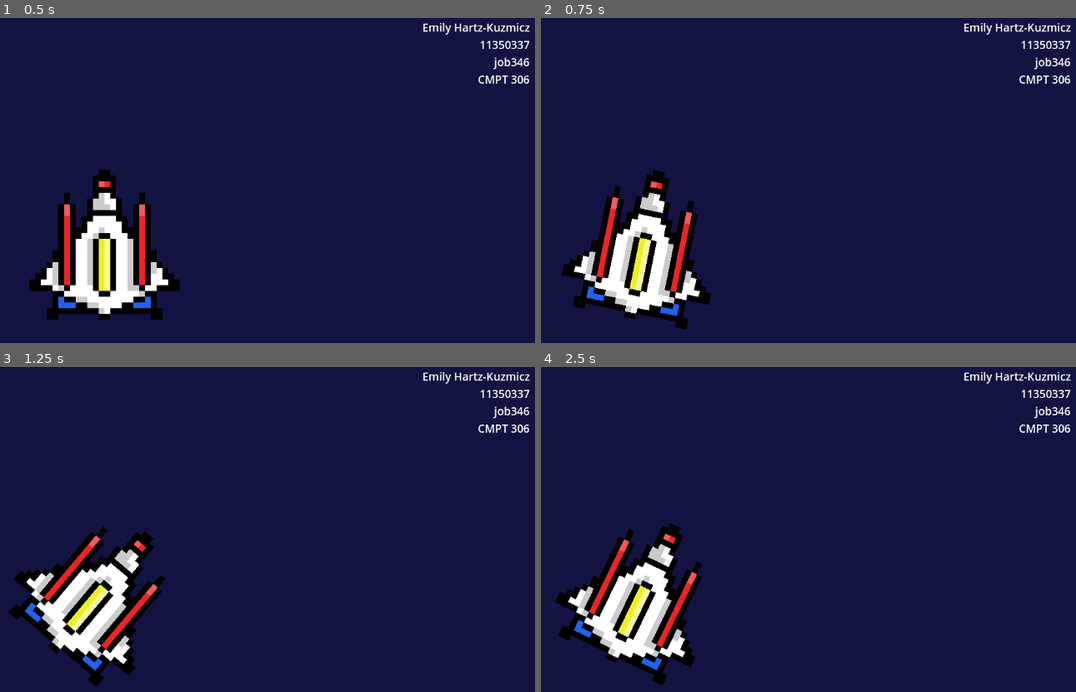
Above: before the commit, frames 1-4 (two rows, left to right).
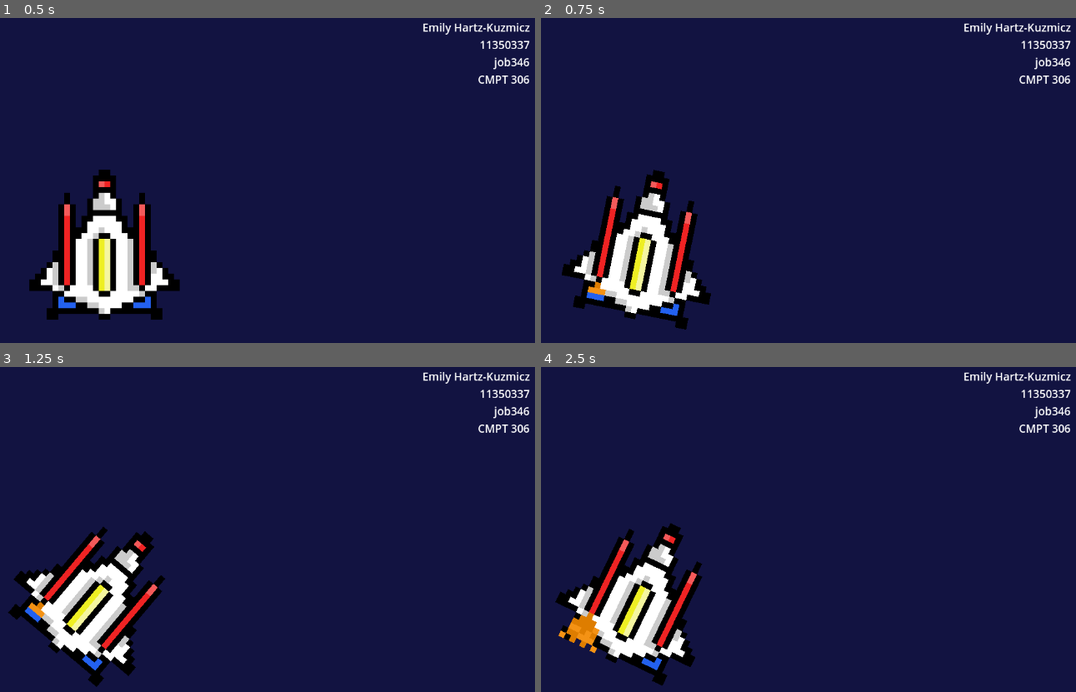
Above: after the commit, the same moments.

Repository: em1lylauren/Asteroids
Game: Godot game, scene res://node_2d.tscn
The game is run twice, just before and just after one commit, with the same random seed, the same clock (stepped at 60 frames per second) and the same inputs.
Inputs:
- Up to frame 1 (0.5 s): no input
- Up to frame 2 (0.75 s): tap Enter at 0.5 s; hold Right (ui_right) from 0.53 s (still down); tap Space (ui_select) at 0.6 s
- Up to frame 3 (1.25 s): keep holding Right (ui_right); tap Space (ui_select) at 0.77, 1.07 s
- Up to frame 4 (2.5 s): release Right (ui_right) at 1.28 s; hold Left (ui_left) 1.28-2.03 s; tap Space (ui_select) at 1.35, 1.52, 1.82, 2.1 s; hold Right (ui_right) from 2.03 s (still down)

Frame 1 is identical in both runs. In frame 2, less than 0.1% of the frame differs, in the area x 8-22%, y 50-86%; in frame 3, less than 0.1%; in frame 4, 0.5%, in the area x 3-17%, y 75-90%.

Commit message:
player rotation and shooting working

Diff:
--- a/new-game-project/node_2d.tscn
+++ b/new-game-project/node_2d.tscn
@@ -43,13 +43,13 @@
 atlas = ExtResource("1_r1g7l")
 region = Rect2(0, 64, 32, 32)
 
+[sub_resource type="AtlasTexture" id="AtlasTexture_8h3o7"]
+atlas = ExtResource("1_r1g7l")
+region = Rect2(32, 64, 32, 32)
+
 [sub_resource type="AtlasTexture" id="AtlasTexture_p8vd5"]
 atlas = ExtResource("1_r1g7l")
 region = Rect2(96, 64, 32, 32)
-
-[sub_resource type="AtlasTexture" id="AtlasTexture_8h3o7"]
-atlas = ExtResource("1_r1g7l")
-region = Rect2(32, 64, 32, 32)
 
 [sub_resource type="AtlasTexture" id="AtlasTexture_5jhei"]
 atlas = ExtResource("1_r1g7l")
@@ -122,10 +122,10 @@
 }, {
 "frames": [{
 "duration": 1.0,
+"texture": SubResource("AtlasTexture_8h3o7")
+}, {
+"duration": 1.0,
 "texture": SubResource("AtlasTexture_p8vd5")
-}, {
-"duration": 1.0,
-"texture": SubResource("AtlasTexture_8h3o7")
 }, {
 "duration": 1.0,
 "texture": SubResource("AtlasTexture_5jhei")
@@ -205,4 +205,5 @@
 texture_filter = 1
 scale = Vector2(10, 10)
 sprite_frames = SubResource("SpriteFrames_2ee5b")
-animation = &"Idle"
+animation = &"Die"
+frame_progress = 0.778444
--- a/new-game-project/player.gd
+++ b/new-game-project/player.gd
@@ -4,19 +4,23 @@
 
 # Called when the node enters the scene tree for the first time.
 func _ready() -> void:
-	pass # Replace with function body.
+	$PlayerSprite.play("Idle")
 
 
 # Called every frame. 'delta' is the elapsed time since the previous frame.
 func _process(delta: float) -> void:
+	if (Input.is_action_just_released("ui_select") || Input.is_action_just_released("ui_left") || Input.is_action_just_released("ui_right")):
+		$PlayerSprite.play("Idle")
+
+	if (Input.is_key_pressed(KEY_LEFT)):
+		$PlayerSprite.rotation -= delta
+		if (!Input.is_key_pressed(KEY_SPACE)) :
+			$PlayerSprite.play("RotateLeft")
+
+	if (Input.is_key_pressed(KEY_RIGHT)):
+		$PlayerSprite.rotation += delta
+		if (!Input.is_key_pressed(KEY_SPACE)) :
+			$PlayerSprite.play("RotateRight")
+
 	if (Input.is_key_pressed(KEY_SPACE)):
 		$PlayerSprite.play("Shoot")
-	else:
-		$PlayerSprite.play("Idle")
-
-	if (Input.is_key_pressed(KEY_LEFT) || Input.is_key_pressed(KEY_A)):
-		$PlayerSprite.rotation -= delta
-
-	if (Input.is_key_pressed(KEY_RIGHT) || Input.is_key_pressed(KEY_D)):
-		$PlayerSprite.rotation += delta
-	pass
Not shown: 2 places in new-game-project/node_2d.tscn that only renumber resources
